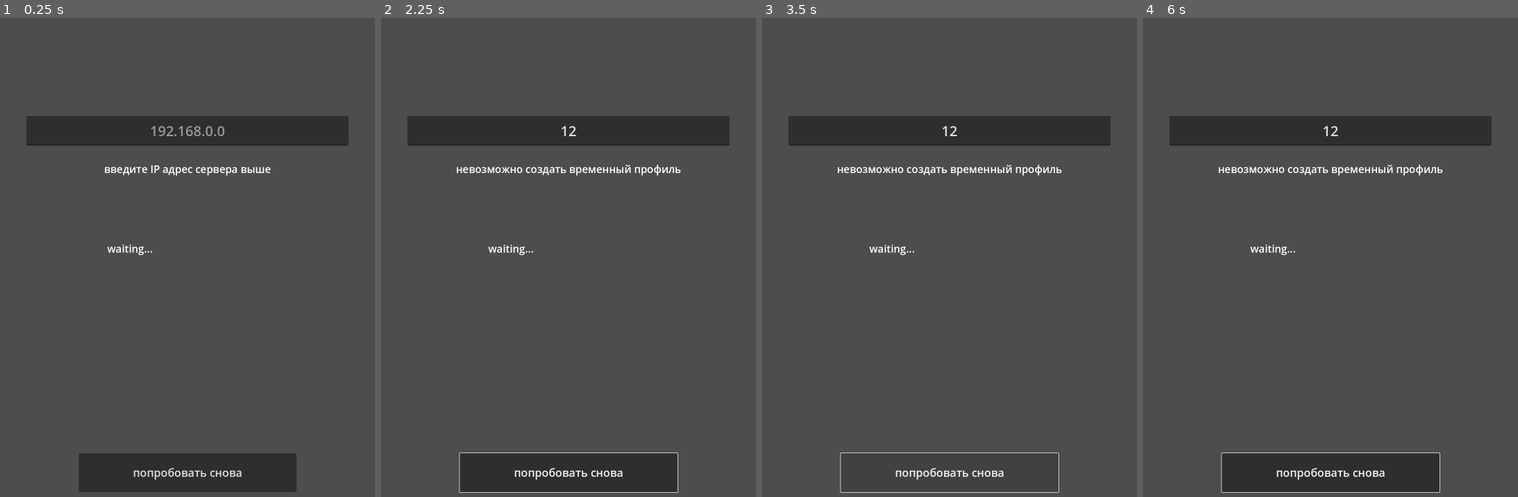
Above: before the commit, frames 1-4 (left to right).
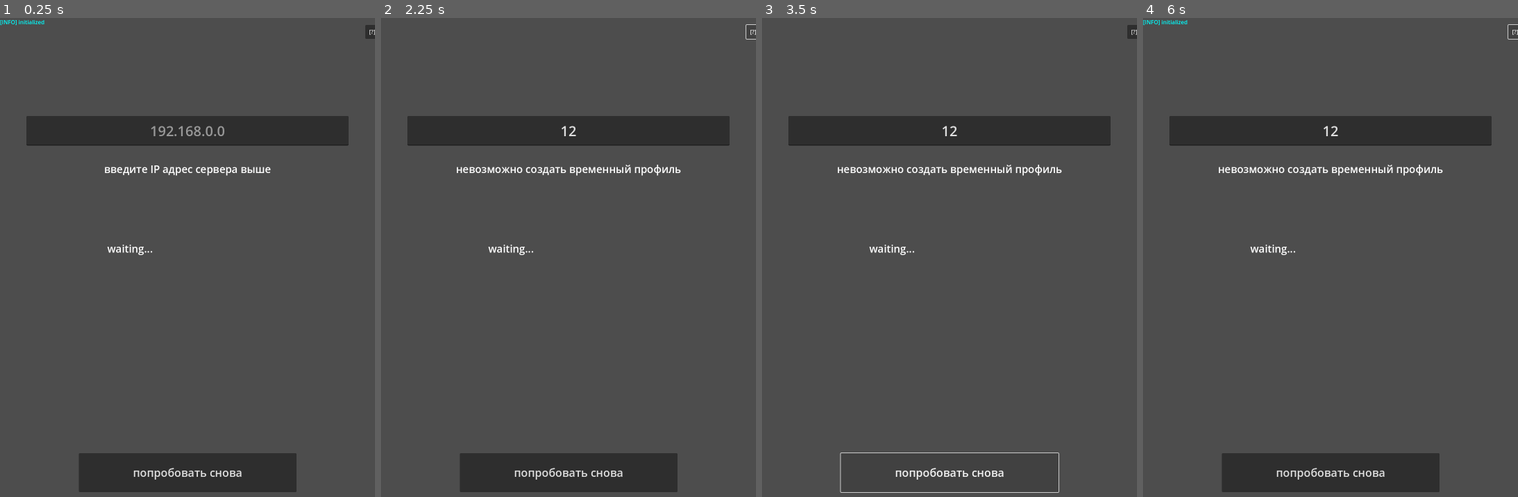
Above: after the commit, the same moments.

Repository: RullDeef/zarg
Game: Godot game, scene res://scenes/compaign/wait.tscn
Two runs of this game, one before a commit and one after it. Both use one fixed random seed, a clock stepped at 60 frames per second and the inputs below.
Inputs (mouse positions are in pixels of both pictures, inside the frame that each line leads up to):
- Up to frame 1 (0.25 s): no input
- Up to frame 2 (2.25 s): click (568, 132) at 0.52 s; type "12" at 0.6 s; click "попробовать снова" at 1.25 s; click (752, 32) at 2 s, where only the run after the commit has a clickable "[?]"
- Up to frame 3 (3.5 s): click "попробовать снова" at 2.75 s
- Up to frame 4 (6 s): click (1514, 32) at 3.5 s, where only the run after the commit has a clickable "[?]"; click "попробовать снова" at 4.25 s; click (1514, 32) at 5 s, where only the run after the commit has a clickable "[?]"; tap Enter at 5.75 s

The runs differ from the first frame. In frame 1, 0.1% of the frame differs, in the area x 0-100%, y 0-5%; in frame 2, 0.2%; in frame 3, less than 0.1%; in frame 4, 0.3%, in the area x 0-100%, y 0-100%.

Commit message:
fix host issue

Diff:
--- a/client/project.godot
+++ b/client/project.godot
@@ -15,6 +15,12 @@
 config/features=PackedStringArray("4.0", "GL Compatibility")
 config/icon="res://icon.svg"
 
+[autoload]
+
+CompaignHolder="*res://scripts/service/compaign_holder.gd"
+Logger="*res://scripts/service/logger.gd"
+GlobalConfig="*res://scripts/service/global_config.gd"
+
 [display]
 
 window/size/viewport_width=1080
--- /dev/null
+++ b/client/scenes/compaign/chat.tscn
@@ -0,0 +1,79 @@
+[gd_scene load_steps=2 format=3 uid="uid://c7f44wu84lh0b"]
+
+[ext_resource type="Script" path="res://scripts/compaign/chat_control.gd" id="1_v4tto"]
+
+[node name="Control" type="Control"]
+layout_mode = 3
+anchors_preset = 15
+anchor_right = 1.0
+anchor_bottom = 1.0
+grow_horizontal = 2
+grow_vertical = 2
+script = ExtResource("1_v4tto")
+
+[node name="MsgEntry" type="TextEdit" parent="."]
+layout_mode = 1
+anchors_preset = 12
+anchor_top = 1.0
+anchor_right = 1.0
+anchor_bottom = 1.0
+offset_left = 30.0
+offset_top = -161.0
+offset_right = -279.0
+offset_bottom = -30.0
+grow_horizontal = 2
+grow_vertical = 0
+theme_override_font_sizes/font_size = 30
+placeholder_text = "Введите сообщение..."
+
+[node name="SendButton" type="Button" parent="."]
+layout_mode = 1
+anchors_preset = 3
+anchor_left = 1.0
+anchor_top = 1.0
+anchor_right = 1.0
+anchor_bottom = 1.0
+offset_left = -259.0
+offset_top = -161.0
+offset_right = -29.0
+offset_bottom = -30.0
+grow_horizontal = 0
+grow_vertical = 0
+theme_override_font_sizes/font_size = 50
+text = "SEND"
+
+[node name="ChatIDLabel" type="Label" parent="."]
+layout_mode = 1
+anchors_preset = 5
+anchor_left = 0.5
+anchor_right = 0.5
+offset_left = -269.5
+offset_top = 38.0
+offset_right = 269.5
+offset_bottom = 90.0
+grow_horizontal = 2
+theme_override_font_sizes/font_size = 35
+text = "chatID: ____:____:____:____:____:____"
+
+[node name="RichTextLabel" type="RichTextLabel" parent="."]
+layout_mode = 1
+anchors_preset = 15
+anchor_right = 1.0
+anchor_bottom = 1.0
+offset_left = 38.0
+offset_top = 114.0
+offset_right = -30.0
+offset_bottom = -195.0
+grow_horizontal = 2
+grow_vertical = 2
+
+[node name="BackButton" type="Button" parent="."]
+layout_mode = 0
+offset_left = 12.0
+offset_top = 91.0
+offset_right = 91.0
+offset_bottom = 129.0
+text = "назад"
+
+[connection signal="pressed" from="SendButton" to="." method="_on_send_button_pressed"]
+[connection signal="pressed" from="BackButton" to="." method="_on_back_button_pressed"]
--- /dev/null
+++ b/client/scripts/compaign/chat_control.gd
@@ -0,0 +1,43 @@
+extends Control
+
+var chatClient: TextChatClient = TextChatClient.new()
+
+func _enter_tree():
+	Logger.set_target(self)
+	chatClient.chatID = CompaignHolder.textchatID
+	chatClient.userID = CompaignHolder.profileID
+	chatClient.chat_shutdown_signal.connect(_on_chat_shutdown)
+	chatClient.new_message_signal.connect(_on_new_message)
+	chatClient.user_connected_signal.connect(_on_user_connected)
+	chatClient.user_disconnected_signal.connect(_on_user_disconnected)
+	add_child(chatClient)
+	Logger.log_info("chatID: %s" % [chatClient.chatID])
+	$ChatIDLabel.text = "chatID: %s" % [chatClient.chatID]
+
+func _exit_tree():
+	chatClient.chat_shutdown_signal.disconnect(_on_chat_shutdown)
+	chatClient.new_message_signal.disconnect(_on_new_message)
+	chatClient.user_connected_signal.disconnect(_on_user_connected)
+	chatClient.user_disconnected_signal.disconnect(_on_user_disconnected)
+	Logger.detach_target()
+
+func _on_send_button_pressed():
+	var msg = $MsgEntry.text
+	chatClient.send_message(msg)
+	$MsgEntry.text = ""
+
+func _on_chat_shutdown(reason: String):
+	$RichTextLabel.add_text("[chat was shutdown: %s]\n" % [reason])
+
+func _on_new_message(msg: TextChatClient.TextMessage):
+	$RichTextLabel.add_text("> %s\n" % [msg.body])
+
+func _on_user_connected(userID: String):
+	$RichTextLabel.add_text("@newUser: %s\n" % [userID])
+
+func _on_user_disconnected(userID: String):
+	$RichTextLabel.add_text("@userLeave: %s\n" % [userID])
+
+func _on_back_button_pressed():
+	# go to compaign scene
+	get_tree().change_scene_to_file("res://scenes/compaign/wait.tscn")
--- a/client/scripts/lobby/new_compaign_api.gd
+++ b/client/scripts/lobby/new_compaign_api.gd
@@ -1,8 +1,7 @@
 class_name NewCompaignAPI
 extends Node
 
-var serverHost: String = "localhost"
-var _websocketUrlFormat = "ws://%s:4667/compaigns/new"
+const _websocketUrlFormat = "ws://%s:4667/compaigns/new"
 
 enum Mode { SINGLE, RANDOM, GUILD }
 
@@ -13,6 +12,7 @@
 
 class Response:
 	var compaign_id: String
+	var textchat_id: String
 	var players: Array
 
 func make_anonymous_request(mode: Mode, profileID: String) -> Response:
@@ -22,11 +22,12 @@
 		"anonymous": true,
 		"profile_id": profileID,
 	}
-	_client.connect_to_url(_websocketUrlFormat % [serverHost])
+	_client.connect_to_url(_websocketUrlFormat % [GlobalConfig.serverHost])
 	var data = await _response_came
 	data = JSON.parse_string(data.get_string_from_utf8())
 	var response = Response.new()
 	response.compaign_id = data["compaign_id"]
+	response.textchat_id = data["textchat_id"]
 	response.players = data["players"]
 	return response
 
--- a/client/scripts/lobby/profile_api.gd
+++ b/client/scripts/lobby/profile_api.gd
@@ -1,7 +1,6 @@
 class_name ProfileAPI
 extends Node
 
-var serverHost: String = "localhost"
 const _serverUrlFmt = "http://%s:4667/profiles"
 
 signal request_finished(PackedByteArray)
@@ -12,7 +11,7 @@
 	var req = HTTPRequest.new()
 	add_child(req)
 	req.connect("request_completed", _handler)
-	var err = req.request("%s/new" % [_serverUrlFmt % [serverHost]], PackedStringArray(), HTTPClient.METHOD_POST)
+	var err = req.request("%s/new" % [_serverUrlFmt % [GlobalConfig.serverHost]], PackedStringArray(), HTTPClient.METHOD_POST)
 	if err != OK:
 		push_error("failed to create request", req)
 		remove_child(req)
--- a/client/scripts/lobby/wait.gd
+++ b/client/scripts/lobby/wait.gd
@@ -1,6 +1,13 @@
 extends Control
 
 var profile: Profile
+
+func _enter_tree():
+	Logger.set_target(self)
+	Logger.log_info("initialized")
+
+func _exit_tree():
+	Logger.detach_target()
 
 func _button_clicked():
 	if profile == null:
@@ -18,8 +25,12 @@
 		$TopLabel.text = "Команда подобрана!"
 		$ServerAnswer.text = "compaign_id: " + data.compaign_id + "\n" + \
 			("players count: %d" % [data.players.size()])
-
+		CompaignHolder.profileID = profile.id
+		CompaignHolder.compaignID = data.compaign_id
+		CompaignHolder.textchatID = data.textchat_id
+		# switch to chat screen
+		await get_tree().create_timer(1.0).timeout
+		get_tree().change_scene_to_file("res://scenes/compaign/chat.tscn")
 
 func _on_server_addr_text_changed(new_text):
-	$NewCompaignAPI.serverHost = new_text
-	$ProfileAPI.serverHost = new_text
+	GlobalConfig.serverHost = new_text
--- /dev/null
+++ b/client/scripts/service/compaign_holder.gd
@@ -0,0 +1,6 @@
+# singleton class to store transitional information in compaign run
+extends Node
+
+var compaignID: String = ""
+var profileID: String = ""
+var textchatID: String = ""
--- /dev/null
+++ b/client/scripts/service/global_config.gd
@@ -0,0 +1,4 @@
+# class_name GlobalConfig
+extends Node
+
+var serverHost: String = ""
--- /dev/null
+++ b/client/scripts/service/logger.gd
@@ -0,0 +1,83 @@
+# class_name Logger
+extends Node
+
+# where to display logs
+var _target: Control = null
+var _rich_text: RichTextLabel = null
+var _hide_button: Button = null
+
+enum LogLevel { INFO, DEBUG, WARN, ERROR }
+
+func _ready():
+	get_viewport().size_changed.connect(_on_viewport_resized)
+
+func _on_viewport_resized():
+	if _target != null:
+		_target.size = get_viewport().get_visible_rect().size
+
+func set_target(new_target: Control):
+	if _target != null:
+		detach_target()
+	_target = Control.new()
+	_rich_text = RichTextLabel.new()
+	# _rich_text.size_flags_horizontal = Control.SIZE_FILL
+	# _rich_text.size_flags_vertical = Control.SIZE_EXPAND
+	_rich_text.fit_content = true
+	_hide_button = Button.new()
+	_hide_button.button_down.connect(_on_hide_button_press)
+	_target.add_child(_rich_text)
+	_target.add_child(_hide_button)
+	new_target.add_child(_target)
+	_target.set_anchors_preset(Control.PRESET_CENTER_TOP)
+	_rich_text.set_anchors_preset(Control.PRESET_FULL_RECT)
+	_hide_button.set_anchors_preset(Control.PRESET_TOP_RIGHT)
+	_hide_button.set_offsets_preset(Control.PRESET_TOP_RIGHT, Control.PRESET_MODE_KEEP_SIZE, 20)
+	_hide_button.text = '[?]'
+	_hide_button.size = Vector2(40, 40)
+	_target.get_parent().move_child(_target, 0)
+	_on_viewport_resized()
+
+func _on_hide_button_press():
+	_rich_text.visible = !_rich_text.visible
+
+func detach_target():
+	if _target != null:
+		_target.get_parent().remove_child(_target)
+		_hide_button.button_down.disconnect(_on_hide_button_press)
+		_target = null
+		_rich_text = null
+		_hide_button = null
+	else:
+		push_error("_target is null already")
+
+func log_info(msg: String):
+	_log_message(LogLevel.INFO, Color.CYAN, msg)
+
+func log_debug(msg: String):
+	_log_message(LogLevel.DEBUG, Color.WHITE, msg)
+
+func log_warn(msg: String):
+	_log_message(LogLevel.WARN, Color.ORANGE, msg)
+
+func log_error(msg: String):
+	_log_message(LogLevel.ERROR, Color.RED, msg)
+
+func _log_message(level: LogLevel, color: Color, msg: String):
+	if _rich_text != null:
+		_rich_text.push_color(color)
+		_rich_text.add_text("[%s] %s" % [_level_to_string(level), msg])
+		_rich_text.pop()
+
+func _level_to_string(level: LogLevel) -> String:
+	match level:
+		LogLevel.INFO:
+			return "INFO"
+		LogLevel.DEBUG:
+			return "DEBUG"
+		LogLevel.WARN:
+			return "WARN"
+		LogLevel.ERROR:
+			return "ERROR"
+		_:
+			push_error("unknown log level value: %s" % [level])
+			return "????"
--- /dev/null
+++ b/client/scripts/service/textchat_client.gd
@@ -0,0 +1,105 @@
+class_name TextChatClient
+extends Node
+
+const _wsServerUrlFormat = "ws://%s:4668/textchats/%s?user_id=%s"
+
+var chatID: String = ""
+var userID: String = ""
+
+var _client: WebSocketPeer = null
+var _retry_attempts: int = 1
+
+signal chat_shutdown_signal(reason: String)
+signal user_connected_signal(userID: String)
+signal user_disconnected_signal(userID: String)
+signal new_message_signal(TextMessage)
+
+class TextMessage:
+	var from: String # profile id for now
+	var body: String
+	var time: Dictionary
+
+func _enter_tree():
+	if chatID == "" or userID == "":
+		push_error("TextChatClient must be initialized before enter tree")
+		return
+	_reconnect()
+
+func _exit_tree():
+	if _client != null:
+		_client.close()
+		_client = null
+
+func _process(_delta):
+	if _client == null:
+		return
+	_client.poll()
+	var state = _client.get_ready_state()
+	match state:
+		WebSocketPeer.STATE_OPEN:
+			_process_messages()
+			pass
+		WebSocketPeer.STATE_CLOSED:
+			Logger.log_info("peer closed")
+			_client = null
+			_reconnect()
+
+func _reconnect():
+	if _retry_attempts == 5:
+		push_error("max retry count")
+		Logger.log_error("max retry count limit")
+		return
+	_client = WebSocketPeer.new()
+	var url = _wsServerUrlFormat % [GlobalConfig.serverHost, chatID, userID]
+	print("connecting to url:", url)
+	Logger.log_info("connecting to url: %s" % [url])
+	var err = _client.connect_to_url(url)
+	if err != OK:
+		Logger.log_error("failed to connect: %s (attempt: %s)" % [err, _retry_attempts])
+		_reconnect()
+	else:
+		_retry_attempts = 1
+
+func send_message(msg: String):
+	if _client == null:
+		push_error("failed to send message: TextChatClient not connected")
+		Logger.log_error("failed to send message: TextChatClient not connected")
+		return
+	var err = _client.send_text(msg)
+	if err != OK:
+		msg = "failed to send message: %s" % [err]
+		push_error(msg)
+		Logger.log_error(msg)
+
+func _process_messages():
+	while _client.get_available_packet_count() > 0:
+		var packet = _client.get_packet()
+		var data = JSON.parse_string(packet.get_string_from_utf8())
+		_parse_event(data)
+
+# internal usage
+enum _EventType {
+	TEXTCHAT_SHUTDOWN,
+	MESSAGE_NEW,
+	USER_CONNECTED,
+	USER_DISCONNECTED
+}
+
+func _parse_event(eventData: Dictionary):
+	Logger.log_info("got new chat event: %s" % [eventData])
+	match int(eventData["type"]):
+		_EventType.TEXTCHAT_SHUTDOWN:
+			chat_shutdown_signal.emit(eventData["reason"])
+		_EventType.USER_CONNECTED:
+			user_connected_signal.emit(eventData["user_id"])
+		_EventType.USER_DISCONNECTED:
+			user_disconnected_signal.emit(eventData["user_id"])
+		_EventType.MESSAGE_NEW:
+			var msg = TextMessage.new()
+			msg.time = Time.get_datetime_dict_from_datetime_string(eventData["time"], false)
+			msg.from = eventData["from_id"]
+			msg.body = eventData["body"]
+			new_message_signal.emit(msg)
+		_:
+			Logger.log_error("unknown event: %s" % [eventData])
+			push_error("unknown event: ", eventData)
Not shown, changed: client/export_presets.cfg
